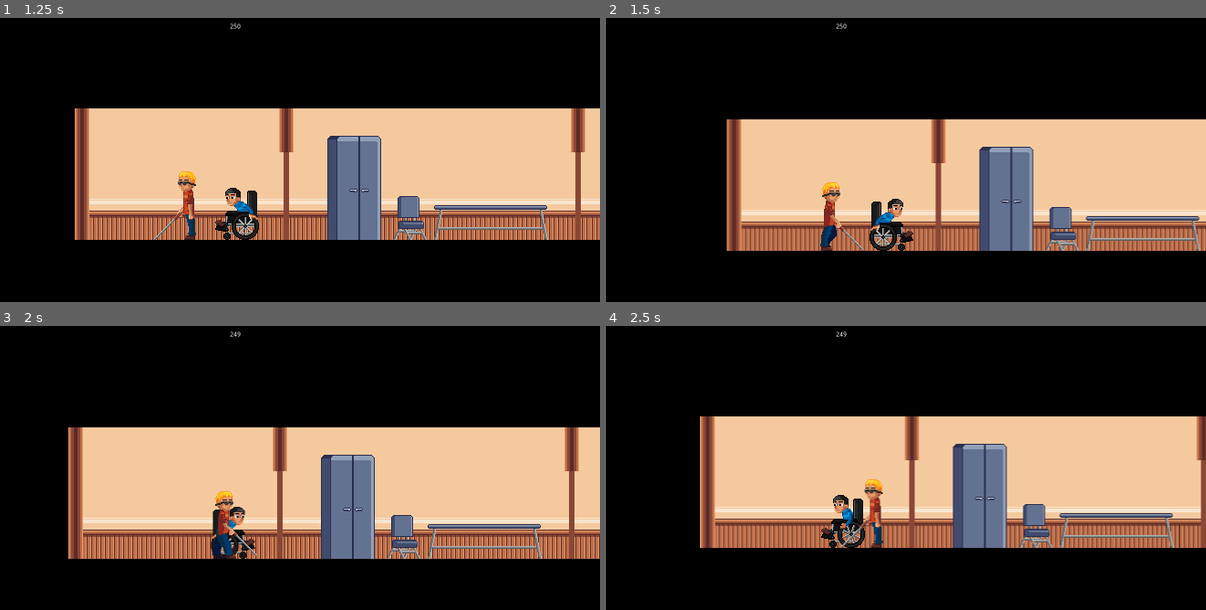
Above: before the commit, frames 1-4 (two rows, left to right).
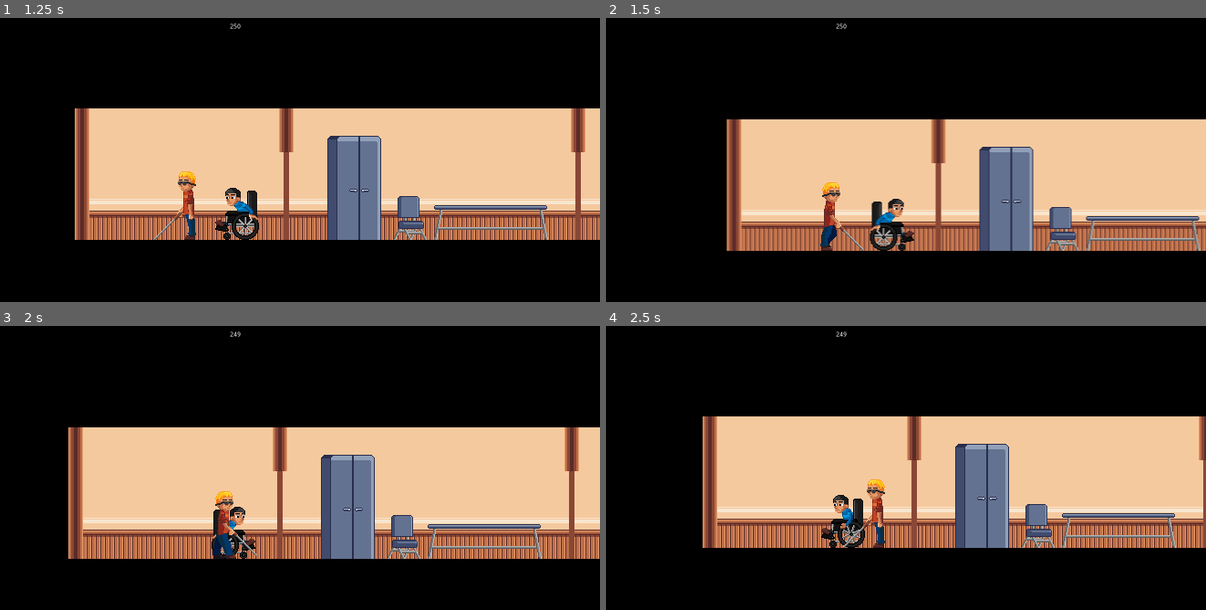
Above: after the commit, the same moments.

Repository: SuperZikoure/Impact_Jam
Game: Godot game, scene res://MainMenu.tscn
The game is run twice, just before and just after one commit, with the same random seed, the same clock (stepped at 60 frames per second) and the same inputs.
Inputs:
- Up to frame 1 (1.25 s): click "Play" at 0.5 s
- Up to frame 2 (1.5 s): tap Enter at 1.25 s; hold Right (ui_right) from 1.28 s (still down); tap Tab (character_switch) at 1.35 s
- Up to frame 3 (2 s): keep holding Right (ui_right)
- Up to frame 4 (2.5 s): release Right (ui_right) at 2.03 s; hold Left (ui_left) from 2.03 s (still down); tap Tab (character_switch) at 2.1 s

Frame 1 is identical in both runs. In frame 2, 0.3% of the frame differs, in the area x 43-52%, y 63-82%; in frame 3, 0.1%; in frame 4, 7.4%, in the area x 15-100%, y 31-79%.

Commit message:
Modified WheelchairDude speed

Diff:
--- a/Impact Jam/WheelchairDudeScript.gd
+++ b/Impact Jam/WheelchairDudeScript.gd
@@ -1,6 +1,6 @@
 extends KinematicBody2D
 
-const SPEED = 150
+const SPEED = 170
 var motion = Vector2()
 var look = -1
 var is_active = false
